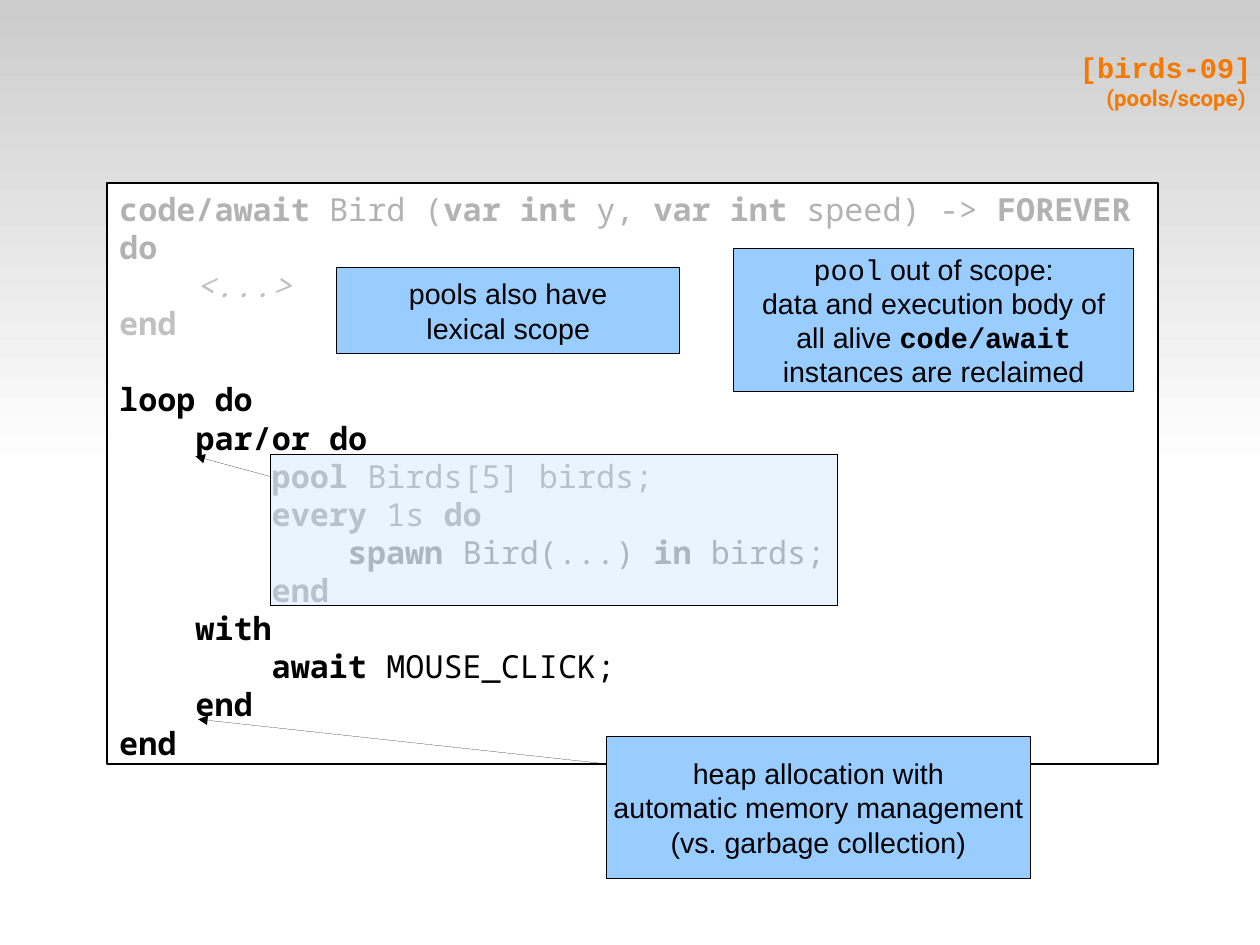
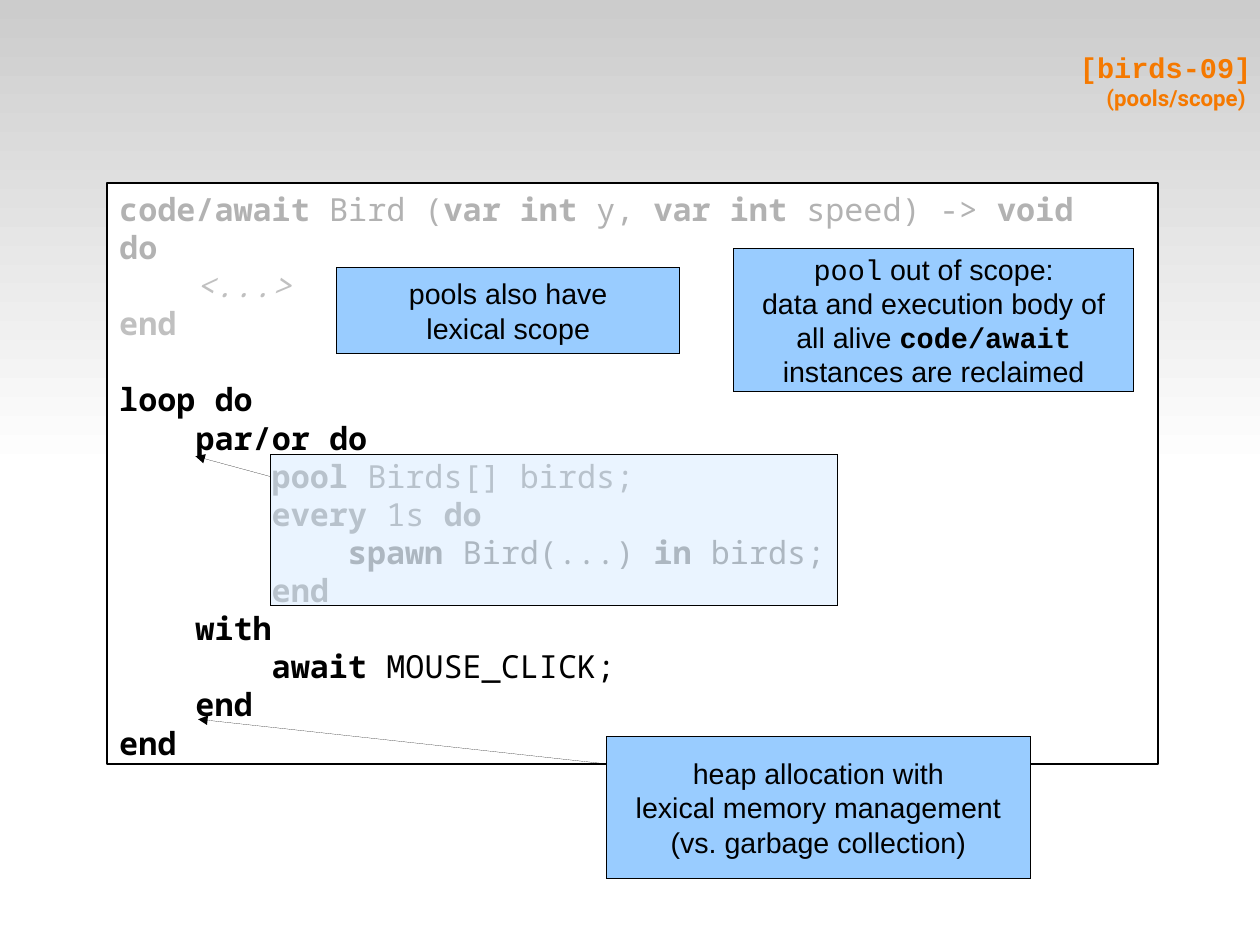
Before and after one commit to fsantanna-no/ceu-docs, a slide deck: slide 25 of ceu_edl.odp. Drawn at 1260x945 pixels with LibreOffice and Linux fonts; fonts in the diff are those of the drawing. Boxes give left, top, right and bottom in pixels: in the first picture for what was removed or moved away, otherwise in the second. Text is boxed around its words. In the diff, an @@ line names an element or a change of style, - is before the commit and + after.

```diff
--- a/ceu_edl.odp
+++ b/ceu_edl.odp
@@ text in rectangle at bbox=[119, 196, 1073, 229]: text changed @@
-code/await Bird (var int y, var int speed) -> FOREVER
+code/await Bird (var int y, var int speed) -> void
@@ text in rectangle at bbox=[272, 464, 634, 495]: text changed @@
-pool Birds[5] birds;
+pool Birds[] birds;
@@ text in rectangle at bbox=[636, 797, 1001, 824]: text changed @@
-automatic memory management
+lexical memory management
```
Also in this commit, not shown: 23 other slides changed, 6 other files.
